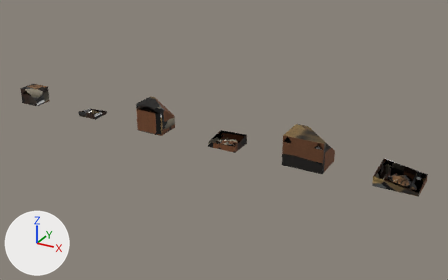
A saved change to the glTF model src/assets/battle/city/kingdoms-westafrica-houses-damage.glb.
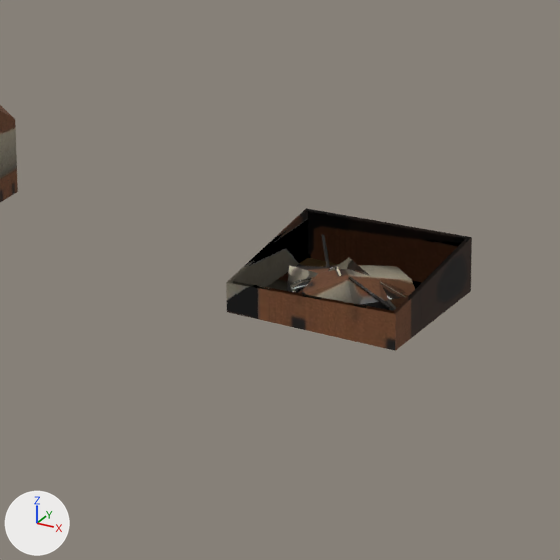
The first picture shows the older version from a 50 mm lens placed at (18.44, -17.43, 8.87), pointed at (8.68, 0.31, 0.01). The close-ups show the older and then the newer version on the part from 38% to 58% of the width and 35% to 66% of the height of that picture. Only the edits that show in the close-ups are written down. Lighting does not change. The marker at lower left points along +X, +Y and +Z. Where no turn or scale is listed for an object, it has been applied to the vertices. Vertices at exactly the same position are counted once.
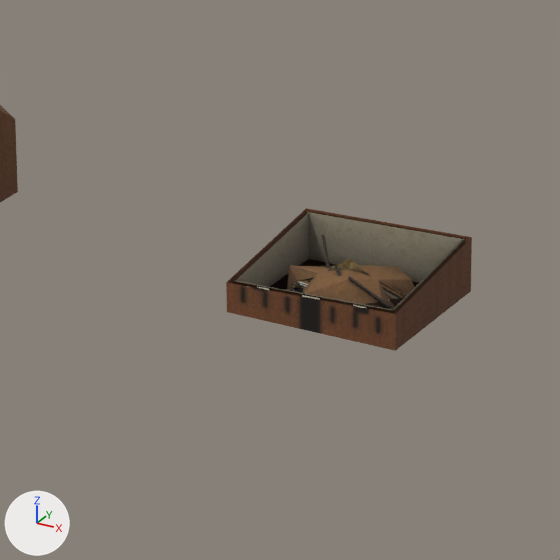
Where the change shows, as pixel boxes [x1, y1, x2, y2] in the close-ups (560 x 560 px):
'Mesh_3', surface changed, reshaped: [233, 211, 466, 314] in both
'Mesh_5', surface changed: [226, 208, 472, 351] in both
'Mesh_2', surface changed (darker): [0, 126, 17, 202] in both
'Mesh_4', surface changed: [290, 265, 407, 307] in both
part 2 of me_mesh_3, added (brown): after [234, 212, 465, 311]
part 3 of me_mesh_3, surface changed: [233, 211, 466, 313] in both
part 4 of me_mesh_5, surface changed: [226, 209, 472, 351] in both

Edits to the bpy script that builds the scene:
```text
Change mat_town:
    where n3 = _N.new('ShaderNodeMapping'); n3.name = 'Mapping'
    n3.inputs[1].default_value: (0.0008, -14.01, 0.0) -> (0.0008, -14.02, 0.0)  # 'Location'
    n3.inputs[3].default_value: (15.97, 15.01, 1.0) -> (15.93, 15.02, 1.0)  # 'Scale'
Change me_mesh_2:
    where me_mesh_2.from_pydata(...)  # 38 vertices, 62 faces; spans x 0.17..1.22, y -1.005..-0.105, z 0.0..1.057
    used by ob_mesh_2; location = (5.305, 0.555, -0.004)
    me_mesh_2 part 1: texture (UV) coordinates of 59 of 62 faces, centred in x 0.17..1.22, y -1.005..-0.105, z 0.0..0.96, changed; they spanned u 0.0..0.06, v 0.94..1.0 and now span u 0.01..0.06, v 0.94..1.0
Change me_mesh_3:
    used by ob_mesh_3; location = (8.305, 0.555, -0.004)
    remove me_mesh_3.from_pydata(...)  # 228 vertices, 330 faces; spans x 0.195..1.195, y -0.993..-0.13, z 0.0..0.327
    add me_mesh_3.from_pydata(...)  # 436 vertices, 442 faces; spans x 0.195..1.195, y -1.0..-0.13, z 0.0..0.327
    me_mesh_3 part 2: 208 vertices added at x 0.195..1.195, y -1.0..-0.13, z 0.004..0.327
    me_mesh_3 part 3: 309 kept faces spanning x 0.195..1.195, y -0.993..-0.13, z 0.0..0.327 get new texture (UV) coordinates
Change me_mesh_5:
    where me_mesh_5.from_pydata(...)  # 24 vertices, 36 faces; spans x 0.17..1.22, y -1.005..-0.105, z 0.0..0.331
    used by ob_mesh_5; location = (8.305, 0.555, -0.004)
    me_mesh_5 part 4: texture (UV) coordinates of 34 of 36 faces, centred in x 0.17..1.22, y -1.005..-0.307, z 0.0..0.186, changed; they spanned u 0.01..0.06, v 0.94..1.0 and now span u 0.01..0.06, v 0.94..1.0
```
